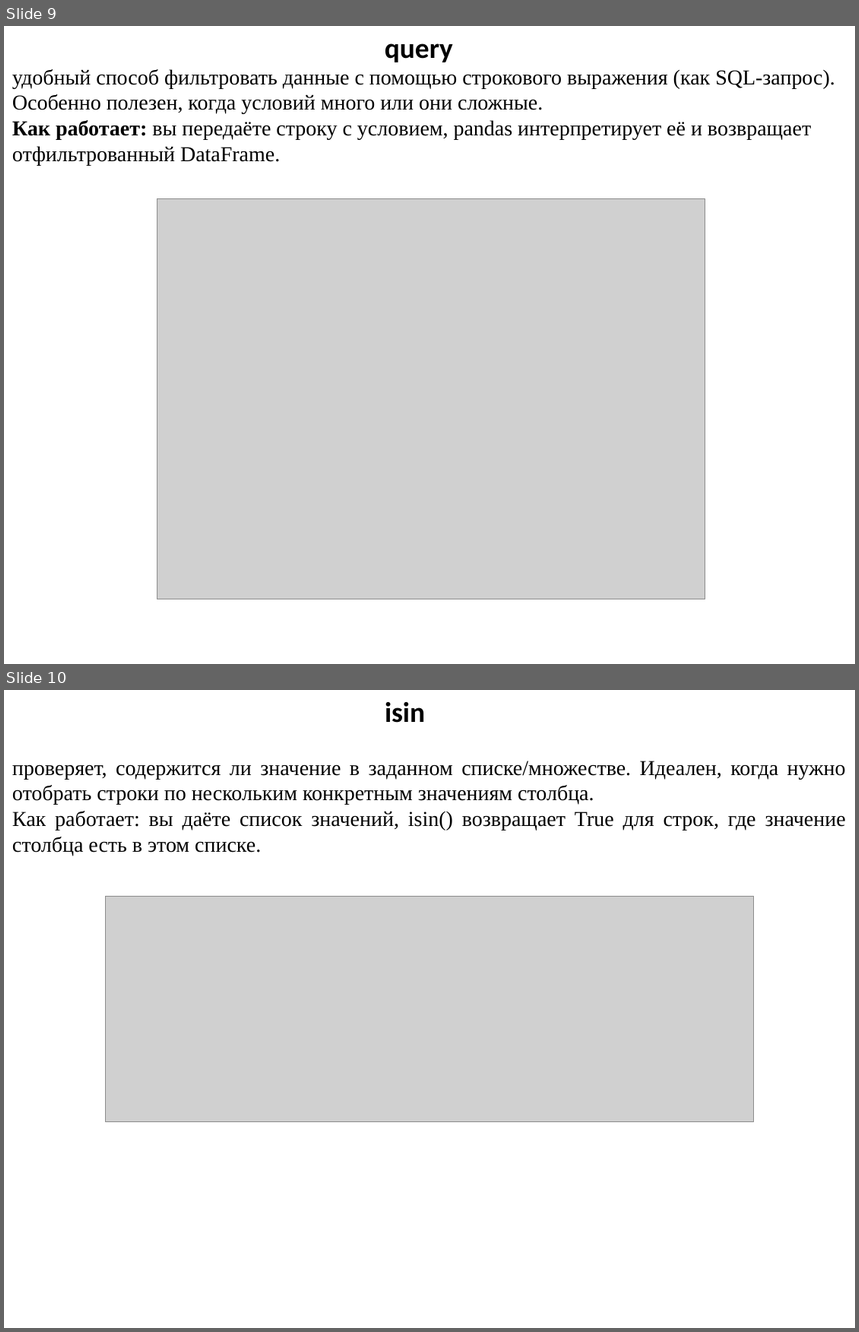
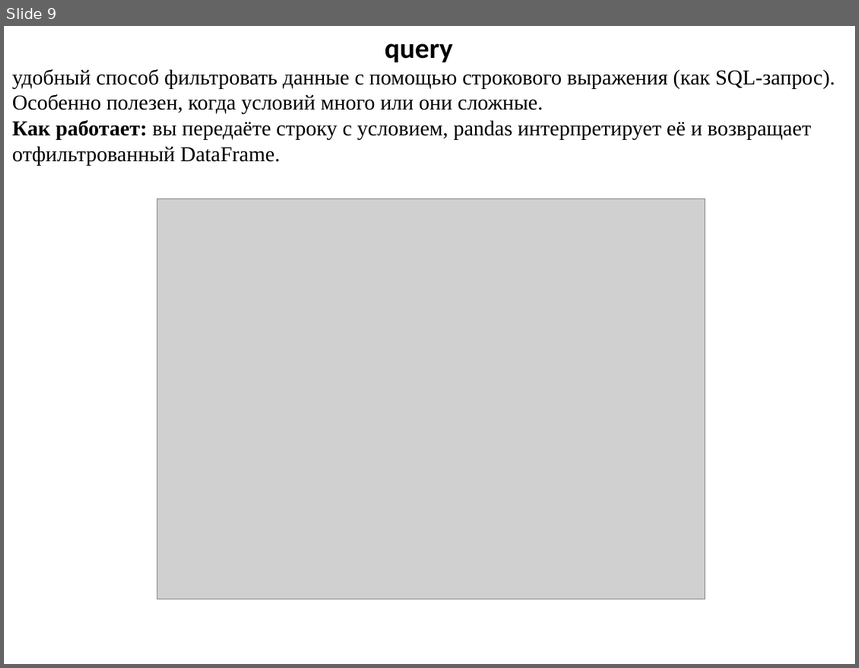
Before and after one commit to mbdatateach/site, a slide deck: аналитика/лекции/2 предварительная обработка данных.pptx. Shown one above the other, each under a label of ours: slides 9 and 10 before the commit, slide 9 after it. The pictures are 859x1332 and 859x668 pixels, drawn with LibreOffice and Linux fonts; fonts in the diff are those of the drawing; grey boxes stand for pictures. Boxes give left, top, right and bottom in pixels: in the first picture for what was removed or moved away, otherwise in the second. Text is boxed around its words. In the diff, an @@ line names an element or a change of style, - is before the commit and + after.

```diff
--- a/аналитика/лекции/2 предварительная обработка данных.pptx
+++ b/аналитика/лекции/2 предварительная обработка данных.pptx
@@ slide 10 removed at <box>4,690,855,1328</box>, background #FFFFFF @@
@@ text removed at <box>385,701,425,723</box> @@
-isin
@@ text removed at <box>12,761,846,856</box> @@
-проверяет, содержится ли значение в заданном списке/множестве. Идеален, когда нужно отобрать строки по нескольким конкретным значениям столбца.
-Как работает: вы даёте список значений, isin() возвращает True для строк, где значение столбца есть в этом списке.
@@ picture removed at <box>105,896,754,1122</box> @@
```
Also in this commit, not shown: 1 slide changed, 5 other files.
